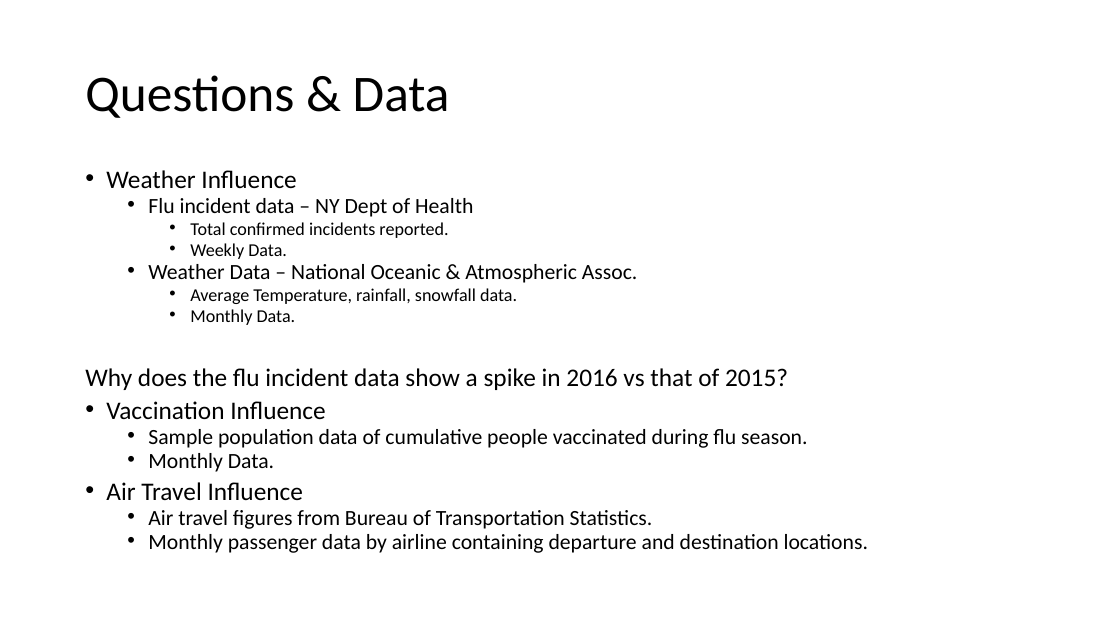
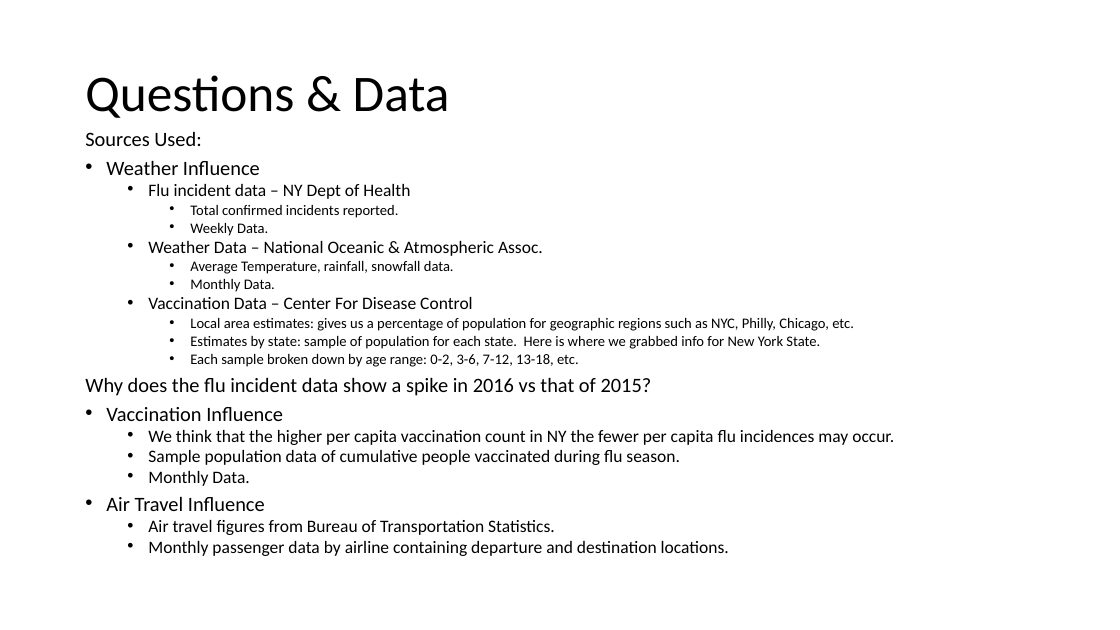
Before and after one commit to giolee88/FluTracker, a slide deck: slide 3 of Slide-Shows/Flu Tracker.pptx. Drawn at 1120x630 pixels with LibreOffice and Linux fonts; fonts in the diff are those of the drawing. Boxes give left, top, right and bottom in pixels: in the first picture for what was removed or moved away, otherwise in the second. Text is boxed around its words. In the diff, an @@ line names an element or a change of style, - is before the commit and + after.

Commit message:
commit changes

```diff
--- a/Slide-Shows/Flu Tracker.pptx
+++ b/Slide-Shows/Flu Tracker.pptx
@@ text "Sources Used:": place and size @@
-text "Sources Used:" at (85,170,868,553)
+text "Sources Used:" at (85,131,894,556)
@@ text at (85,131,201,146): paragraph added @@
+Sources Used:
@@ text at (85,160,729,556): size 21.7 to 17.5 pt in "Weather Influence", "Why does the flu incident data show ...", "Vaccination Influence", "Air Travel Influence"; size 18.6 to 15 pt in "Flu incident data – NY Dept of ...", "Weather Data – National Oceanic & Atmospheric ...", "Sample population data of cumulative people vaccinated ...", "Monthly Data." and 2 more places; size 15.5 to 12.5 pt in "Total confirmed incidents reported.", "Weekly Data.", "Average Temperature, rainfall, snowfall data.", "Monthly Data." @@
@@ text at (148,297,854,367): paragraphs added @@
+  • Vaccination Data – Center For Disease Control
+    • Local area estimates: gives us a percentage of population for geographic regions such as NYC, Philly, Chicago, etc.
+    • Estimates by state: sample of population for each state. Here is where we grabbed info for New York State.
+    • Each sample broken down by age range: 0-2, 3-6, 7-12, 13-18, etc.
@@ text at (148,430,894,445): paragraph added @@
+  • We think that the higher per capita vaccination count in NY the fewer per capita flu incidences may occur.
```
Also in this commit, not shown: 2 other slides changed.
